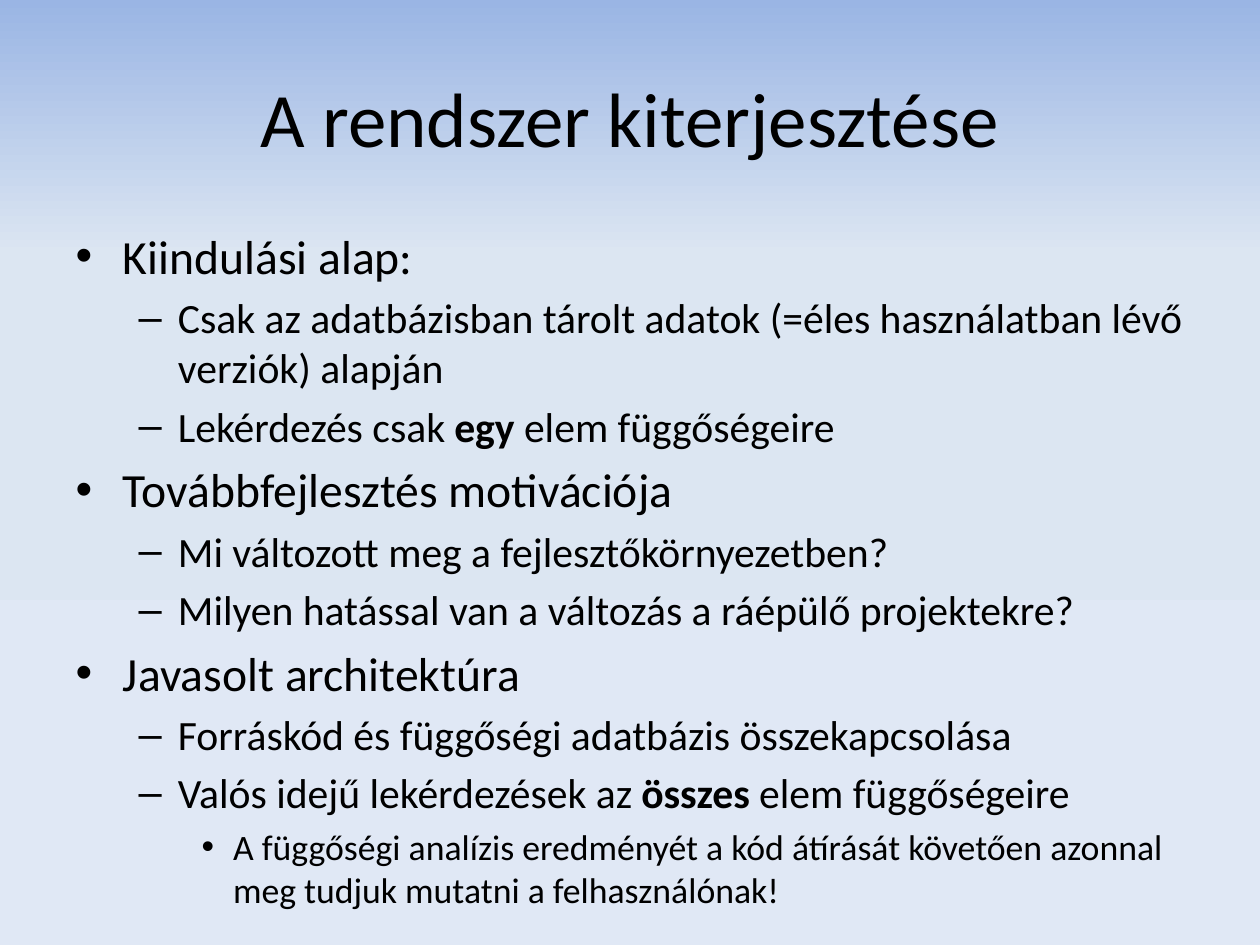
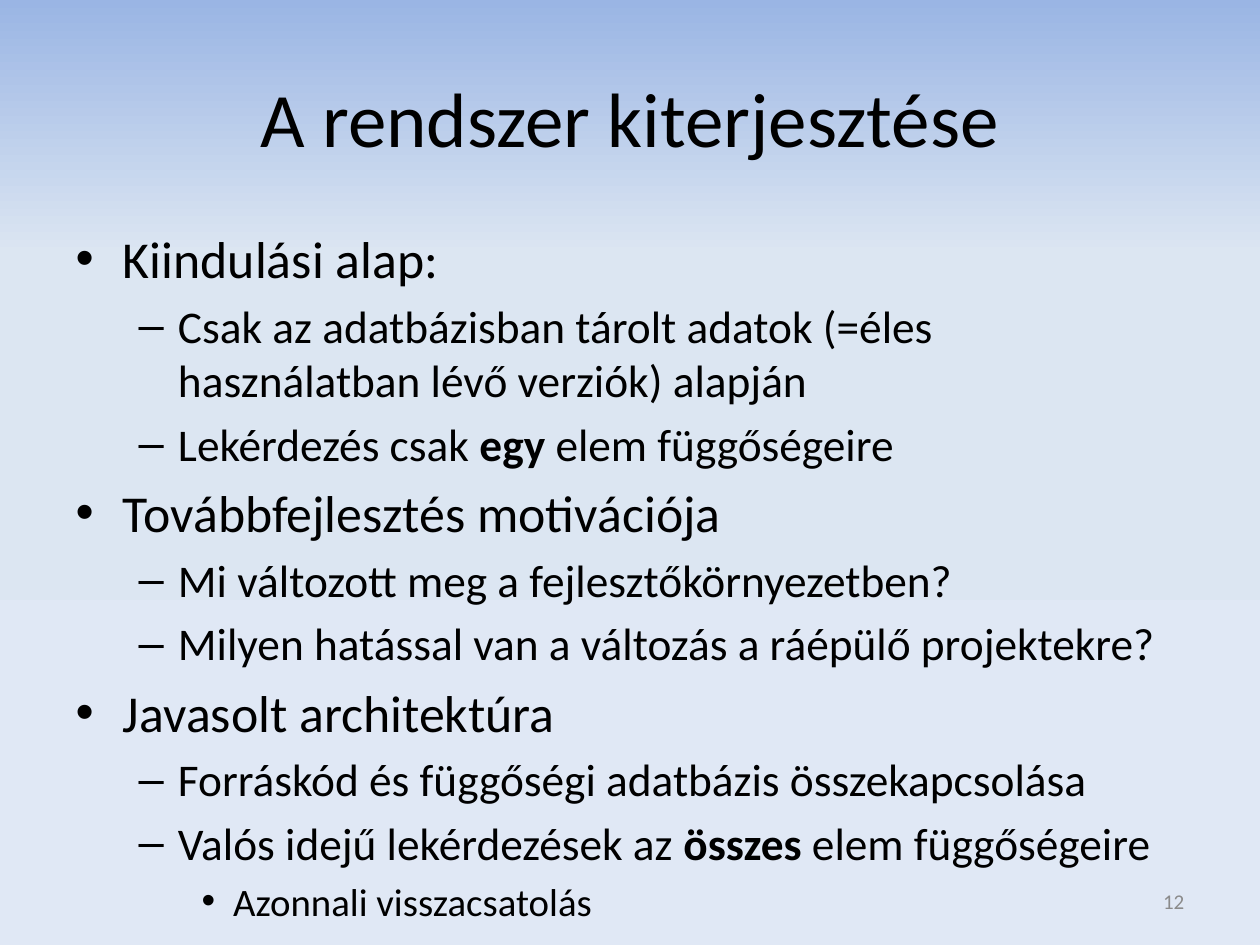
Before and after one commit to donat/incquery-deps, a slide deck: slide 12 of incquery-deps-documentation/presentation/tdk_pres_hu_v2.pptx (slide 11 before the commit). Drawn at 1260x945 pixels with LibreOffice and Linux fonts; fonts in the diff are those of the drawing. Boxes give left, top, right and bottom in pixels: in the first picture for what was removed or moved away, otherwise in the second. Text is boxed around its words. In the diff, an @@ line names an element or a change of style, - is before the commit and + after.

```diff
--- a/incquery-deps-documentation/presentation/tdk_pres_hu_v2.pptx
+++ b/incquery-deps-documentation/presentation/tdk_pres_hu_v2.pptx
@@ text at (123, 242, 1154, 868): size 27.2 to 29.6 pt in "Kiindulási alap:", "Továbbfejlesztés motivációja", "Javasolt architektúra"; size 23.8 to 25.9 pt in "Csak az adatbázisban tárolt adatok (=éles használatban ...", "Lekérdezés csak egy elem függőségeire", "Mi változott meg a fejlesztőkörnyezetben?", "Milyen hatással van a változás a ráépülő ..." and 2 more places @@
@@ text at (233, 835, 1162, 909): text changed; size 20.4 to 22.2 pt @@
-    • A függőségi analízis eredményét a kód átírását követően azonnal meg tudjuk mutatni a felhasználónak!
+    • Azonnali visszacsatolás
@@ page number added at (1163, 895, 1184, 909), 12 pt, text #8C8C8C @@
+12
```
Also in this commit, not shown: 19 other slides changed, 2 slides added, 1 slide removed.
